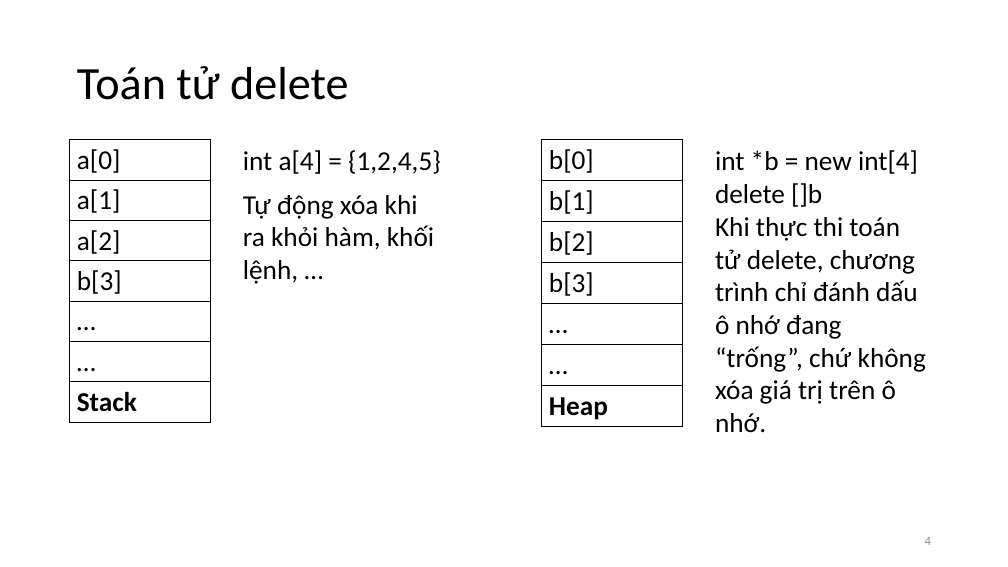
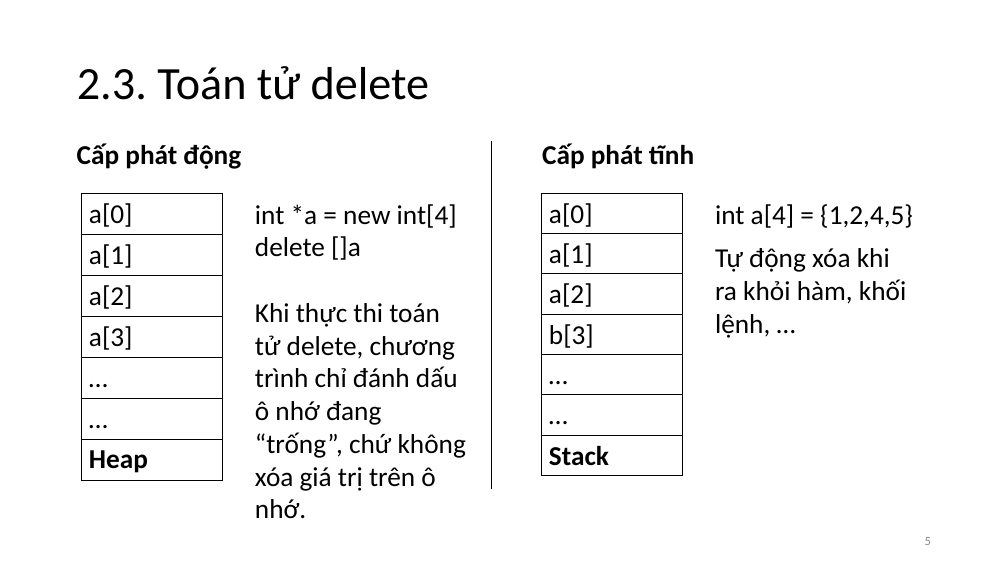
Before and after one commit to vutuanhai237/CourseMaterials, a slide deck: slide 5 of IT002-OOP/Slide thực hành/Lab 2. BasicOOP.pptx (slide 4 before the commit). Drawn at 1008x567 pixels with LibreOffice and Linux fonts; fonts in the diff are those of the drawing. Boxes give left, top, right and bottom in pixels: in the first picture for what was removed or moved away, otherwise in the second. Text is boxed around its words. In the diff, an @@ line names an element or a change of style, - is before the commit and + after.

```diff
--- a/IT002-OOP/Slide thực hành/Lab 2. BasicOOP.pptx
+++ b/IT002-OOP/Slide thực hành/Lab 2. BasicOOP.pptx
@@ title at box(77, 66, 429, 100): text changed @@
-Toán tử delete
+2.3. Toán tử delete
@@ text added at box(77, 143, 241, 169), 26 pt, text #000000, bold @@
+Cấp phát động
@@ line added from (491, 488) to (491, 141), #000000 0.5 pt @@
@@ text added at box(542, 143, 694, 169), 26 pt, text #000000, bold @@
+Cấp phát tĩnh
@@ table at box(82, 194, 223, 477) @@
-row 1, column 1: b[0]
+row 1, column 1: a[0]
-row 2, column 1: b[1]
+row 2, column 1: a[1]
-row 3, column 1: b[2]
+row 3, column 1: a[2]
-row 4, column 1: b[3]
+row 4, column 1: a[3]
@@ table: place and size @@
-table at box(541, 140, 683, 424)
+table at box(82, 194, 223, 477)
@@ text "int *a = new int[4]": place and size @@
-text "int *a = new int[4]" at box(715, 150, 926, 433)
+text "int *a = new int[4]" at box(255, 204, 466, 519)
@@ text at box(255, 204, 457, 260): text changed @@
-int *b = new int[4]
-delete []b
+int *a = new int[4]
+delete []a
@@ table: place and size @@
-table at box(70, 140, 211, 422)
+table at box(541, 194, 683, 476)
@@ text "int a[4] = {1,2,4,5}": place and size @@
-text "int a[4] = {1,2,4,5}" at box(243, 150, 441, 174)
+text "int a[4] = {1,2,4,5}" at box(715, 204, 913, 228)
@@ text "Tự động xóa khi ra ...": place and size @@
-text "Tự động xóa khi ra ..." at box(243, 195, 434, 284)
+text "Tự động xóa khi ra ..." at box(715, 248, 906, 338)
@@ page number at box(925, 537, 931, 545): text changed @@
-4
+5
```
Also in this commit, not shown: 6 other slides changed, 3 slides added, 36 other files.
